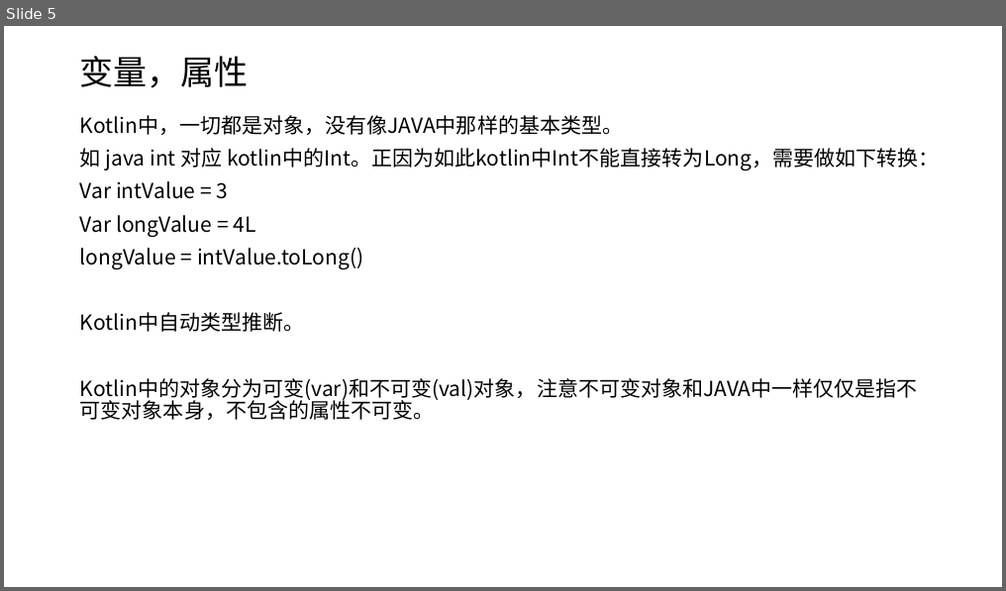
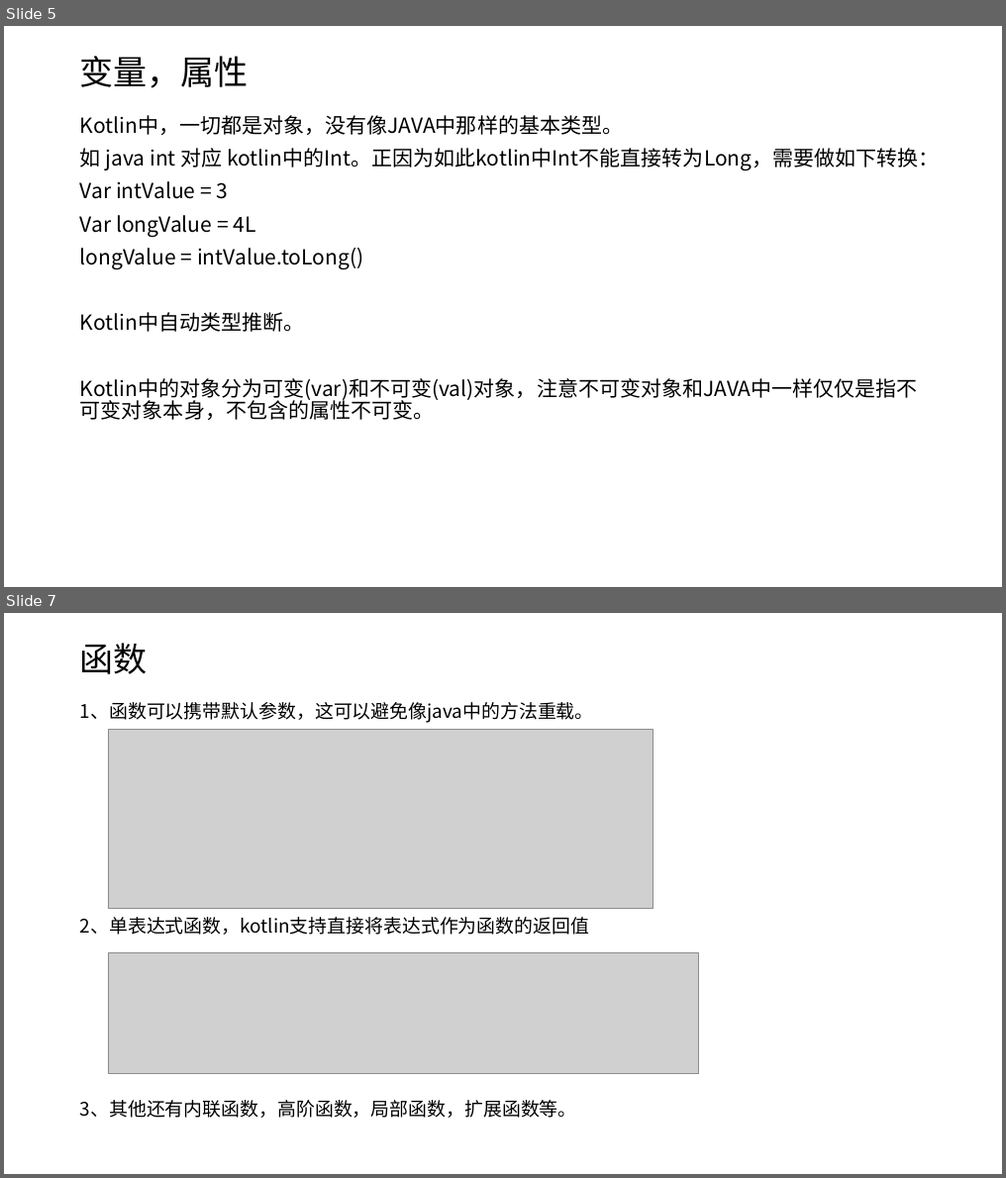
Before and after one commit to shenbibo/KotlinWeather, a slide deck: docs/初探kotlin.pptx. Shown one above the other, each under a label of ours: slide 5 before the commit, slides 5 and 7 after it; the slides between them are not shown. The pictures are 1006x591 and 1006x1178 pixels, drawn with LibreOffice and Linux fonts; fonts in the diff are those of the drawing; grey boxes stand for pictures. Boxes give left, top, right and bottom in pixels: in the first picture for what was removed or moved away, otherwise in the second. Text is boxed around its words. In the diff, an @@ line names an element or a change of style, - is before the commit and + after.

Commit message:
新增扩展函数，数据类讲解内容

```diff
--- a/docs/初探kotlin.pptx
+++ b/docs/初探kotlin.pptx
@@ slide 7 added at [4, 613, 1002, 1174], background #FFFFFF @@
@@ title added at [80, 643, 148, 674], 32.4 pt, text #000000 @@
+函数
@@ text added at [80, 702, 594, 1118], 18 pt, text #000000 @@
+1、函数可以携带默认参数，这可以避免像java中的方法重载。
+2、单表达式函数，kotlin支持直接将表达式作为函数的返回值
+3、其他还有内联函数，高阶函数，局部函数，扩展函数等。
@@ picture added at [108, 729, 653, 909] @@
@@ picture added at [108, 954, 699, 1074] @@
```
Also in this commit, not shown: 2 slides changed, 6 other slides added, 3 other files.
